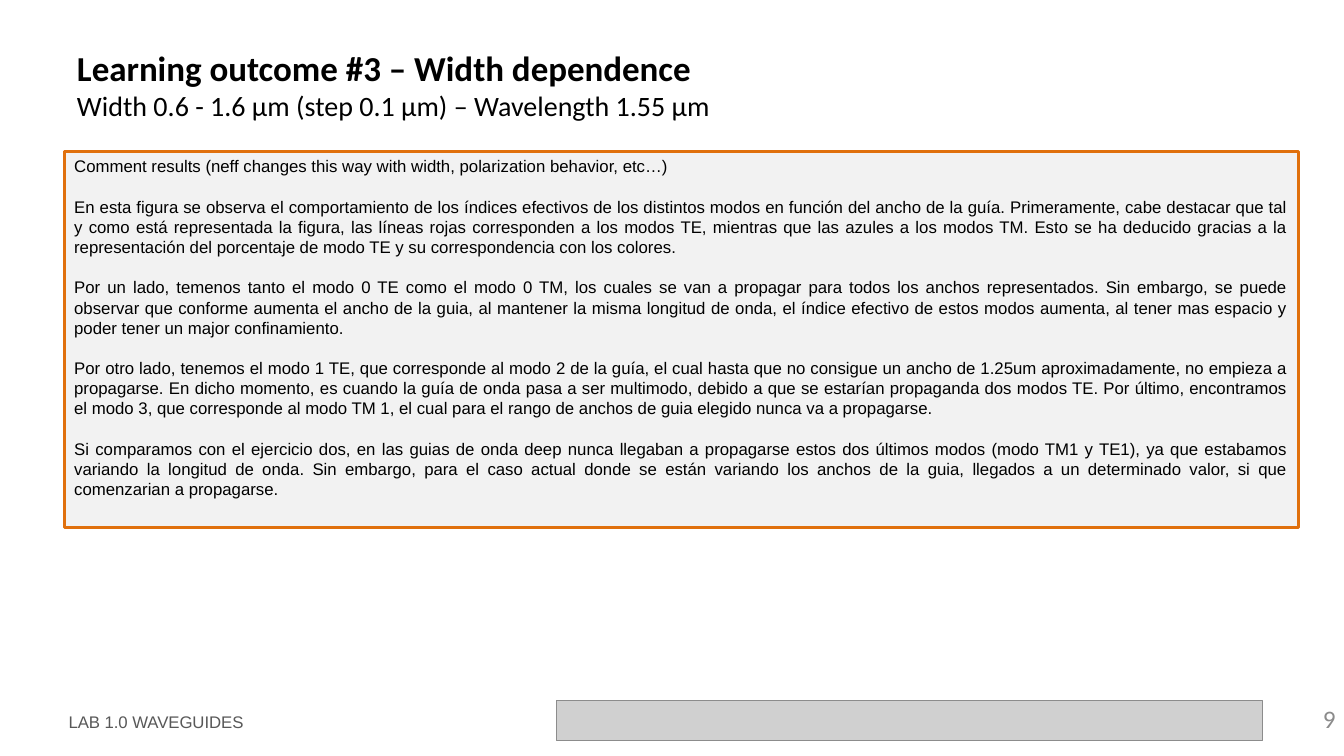
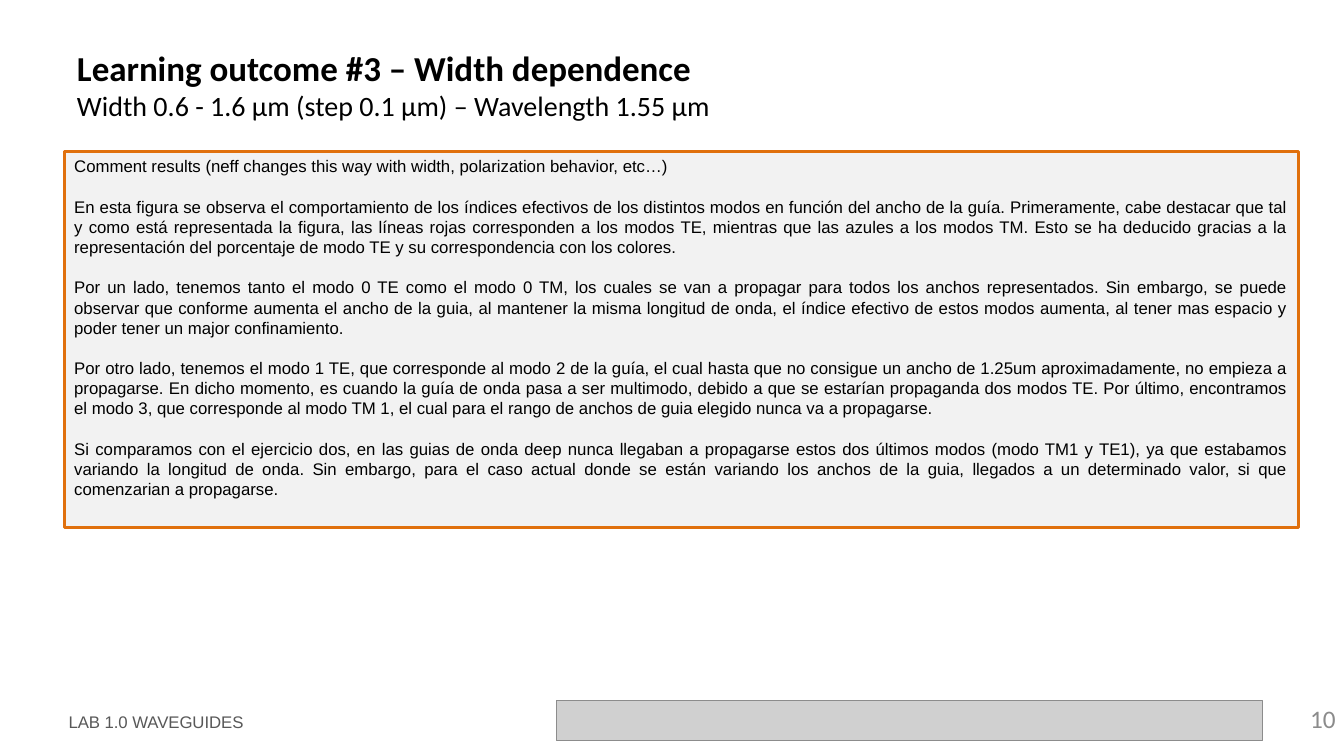
Before and after one commit to cccanvas-upv/cifoin-lab1, a slide deck: slide 10 of LabBook_10.pptx (slide 9 before the commit). Drawn at 1344x756 pixels with LibreOffice and Linux fonts; fonts in the diff are those of the drawing; grey boxes stand for pictures; background and template pictures are left out. Boxes give left, top, right and bottom in pixels: in the first picture for what was removed or moved away, otherwise in the second. Text is boxed around its words. In the diff, an @@ line names an element or a change of style, - is before the commit and + after.

```diff
--- a/LabBook_10.pptx
+++ b/LabBook_10.pptx
@@ text in rectangle at <box>74,281,1287,338</box>: text changed @@
-Por un lado, temenos tanto el modo 0 TE como el modo 0 TM, los cuales se van a propagar para todos los anchos representados. Sin embargo, se puede observar que conforme aumenta el ancho de la guia, al mantener la misma longitud de onda, el índice efectivo de estos modos aumenta, al tener mas espacio y poder tener un major confinamiento.
+Por un lado, tenemos tanto el modo 0 TE como el modo 0 TM, los cuales se van a propagar para todos los anchos representados. Sin embargo, se puede observar que conforme aumenta el ancho de la guia, al mantener la misma longitud de onda, el índice efectivo de estos modos aumenta, al tener mas espacio y poder tener un major confinamiento.
@@ page number at <box>1310,712,1336,728</box>: text changed @@
-9
+10
```
Also in this commit, not shown: 5 other slides changed, 2 slides added, 1 slide removed.
